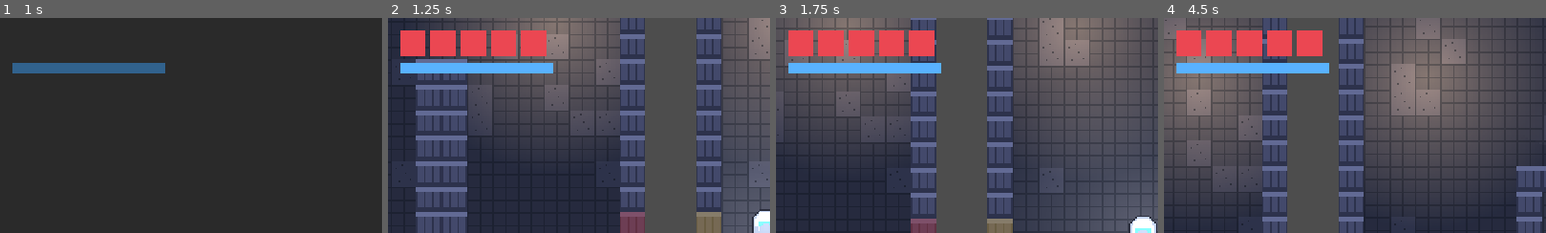
Above: before the commit, frames 1-4 (left to right).
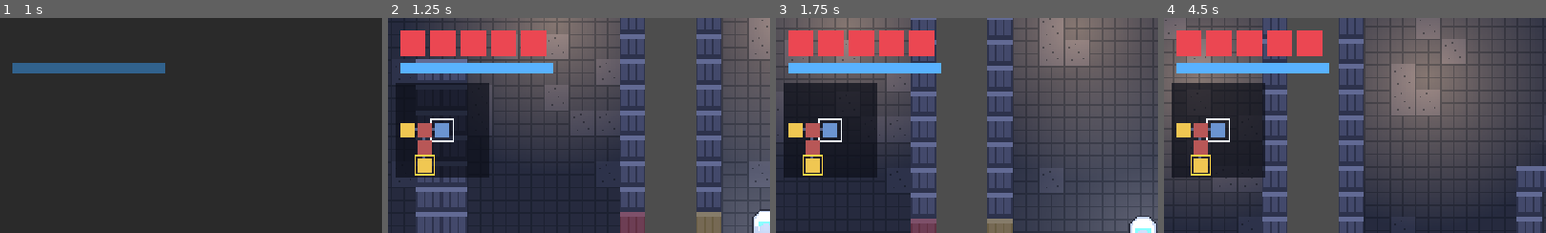
Above: after the commit, the same moments.

Repository: coderirse/knight-errant
Game: Godot game, scene res://scenes/ui/main_menu.tscn
Two runs of this game, one before a commit and one after it. Both use one fixed random seed, a clock stepped at 60 frames per second and the inputs below.
Inputs (mouse positions are % of the whole screen's width and height, from its top left):
- Up to frame 1 (1 s): click "New Run" at 0.5 s
- Up to frame 2 (1.25 s): no input
- Up to frame 3 (1.75 s): move the mouse to (72, 45) at 1.27 s; hold D (move_right) from 1.28 s (still down); hold J (fire) from 1.28 s (still down); click (72, 45) at 1.42 s
- Up to frame 4 (4.5 s): move the mouse to (30, 55) at 2.02 s; release D (move_right) at 2.03 s; release J (fire) at 2.03 s; hold S (move_down) 2.03-2.78 s; tap Space (dodge) at 2.1 s; tap J (fire) at 2.3, 3.8 s; move the mouse to (60, 28) at 2.77 s; hold D (move_right) 2.78-3.53 s; hold J (fire) 2.78-3.53 s; move the mouse to (45, 70) at 3.52 s; hold W (move_up) 3.53-4.28 s; tap E (interact) at 3.6 s; click (45, 70) at 3.67 s; move the mouse to (80, 65) at 4.27 s; hold A (move_left) from 4.28 s (still down); hold J (fire) from 4.28 s (still down); tap Q (swap_weapon) at 4.35 s
The pictures show only the part of the screen within x 0-50%, y 0-50%; the shares and areas given below are measured in that part.

Frame 1 is identical in both runs. In frame 2, 10% of the frame differs, in the area x 2-27%, y 30-75%; in frame 3, 9.9%; in frame 4, 11%.

Commit message:
里程碑 5：小地图，补上中心入口拿走的方向感
5x5 中心入口换来了空间感，也顺手拿走了"往右就是前进"这个默认答案。这次把它补上，
并且刻意不做成箭头：箭头会把"选哪个方向"还给系统，而那次重构要的就是这个选择。

- 新增 scripts/ui/minimap.gd：左上角画整层房间格 + 门连线，白框是当前房、金框是
  出口，按 kind 着色。带半透明底板 —— 第一版没有，截图里压在亮墙边上会发虚。
- Level：新增 room_changed 信号（_place_player 与 move_player_to_room 两处 emit），
  以及 current_room() / neighbors_of() 只读访问器。房间图的唯一来源仍然是
  _grid / _cell_of，UI 不再自己算第二份。
- HUD.attach_level() 由 Game.build_floor 在放置玩家之后调用。Minimap 挂在 HUD 的
  _root 下，所以回主菜单时跟着 _root.visible 一起藏掉，不需要它自己判断场景。
- test_run 新增 §21 五项断言：小地图在位、高亮的确实是玩家所在房间、每间房都在
  网格内、门是双向的、过一道门高亮跟着走（实测 0 -> 1）。最后这条证明的是信号
  接线通，而不是"恰好又读了一次"。

测试 149 → 154 项（核心 70 / 整合 84）全绿；真实渲染零脚本错误；截图确认与调参台
（x>=232）零重叠。

文档同步：roadmap §2 目录树与 §7 的方向提示一条；RESEARCH §2.2 #1 里我昨天自己
记下的"待办"改成已解决、§7 日志；AGENTS §3 代码地图；README 已完成内容与目录。

Diff:
--- a/scripts/ui/hud.gd
+++ b/scripts/ui/hud.gd
@@ -28,6 +28,7 @@
 var _weapon_label: Label
 var _kills_label: Label
 var _banner: Label
+var _minimap: Minimap
 var _player: Player
 
 
@@ -87,6 +88,13 @@
 	_armor_fill.color = Color(0.35, 0.70, 1.0)
 	_armor_fill.size = Vector2(BAR_WIDTH, BAR_HEIGHT)
 	_armor_bg.add_child(_armor_fill)
+
+	# --- top-left, below the bars: the floor map. A child of _root so the menu
+	#     hides it with everything else, rather than needing its own visibility rule.
+	_minimap = Minimap.new()
+	_minimap.name = "Minimap"
+	_minimap.position = Vector2(10, 44)
+	_root.add_child(_minimap)
 
 	# --- top-right: gold + floor
 	_gold_label = Label.new()
@@ -203,6 +211,13 @@
 		_floor_label.text = "floor %d" % floor_number
 
 
+## Hands a floor's room graph to the minimap. Game calls this after each build.
+## The HUD still never goes looking for a Level itself — it is handed one.
+func attach_level(level: Level) -> void:
+	if _minimap != null:
+		_minimap.attach(level)
+
+
 func show_banner(text: String, duration := 2.0) -> void:
 	if _banner == null:
 		return
--- /dev/null
+++ b/scripts/ui/minimap.gd
@@ -0,0 +1,120 @@
+class_name Minimap
+extends Node2D
+
+## The floor's 5x5 room graph, drawn small in the corner.
+##
+## Why this exists: the player now enters in the **centre** (roadmap §7), so unlike
+## the old left-to-right chain there is no obvious "forward". A waypoint arrow would
+## solve that by deleting the choice, and the choice is the entire point of the
+## layout. A map keeps it and still answers the question that actually recurs:
+## "have I already cleared that side?"
+##
+## Deliberately shows the whole floor rather than fogging it. The rooms are fixed
+## once the floor is generated, so hiding them would only hide the doors, and
+## deciding which door to take blind is the part players find unfair rather than
+## interesting.
+
+const CELL := 9.0
+const GAP := 2.0
+const STEP := CELL + GAP
+
+## Backing plate, so the map stays legible over both the dark floor and the lit
+## wall tiles. Sized from the grid rather than fixed, so a bigger GRID_SIDE later
+## cannot leave cells hanging off the edge.
+const PLATE_INSET := 3.0
+const PLATE_COLOR := Color(0.05, 0.06, 0.10, 0.72)
+
+const COLOR_START := Color(0.42, 0.58, 0.82)
+const COLOR_COMBAT := Color(0.72, 0.34, 0.34)
+const COLOR_TREASURE := Color(0.94, 0.78, 0.32)
+const COLOR_BOSS := Color(0.94, 0.42, 0.24)
+const COLOR_LINK := Color(0.34, 0.38, 0.52)
+const COLOR_CURRENT := Color(0.96, 0.98, 1.0)
+## The exit ring: gold rather than red, because the exit can *be* a treasure room
+## or a boss room and the ring has to read independently of the cell's kind.
+const COLOR_EXIT := Color(1.0, 0.84, 0.28)
+
+var _level: Level
+var _current := -1
+
+
+func attach(level: Level) -> void:
+	_level = level
+	if level == null:
+		_current = -1
+		visible = false
+		queue_redraw()
+		return
+
+	if not level.room_changed.is_connected(_on_room_changed):
+		level.room_changed.connect(_on_room_changed)
+	# The initial placement emitted room_changed before we were listening.
+	_current = level.current_room()
+	visible = true
+	queue_redraw()
+
+
+## Which room is highlighted. The tests read this to prove the signal wiring works
+## rather than assuming it.
+func current_index() -> int:
+	return _current
+
+
+func _on_room_changed(index: int) -> void:
+	_current = index
+	queue_redraw()
+
+
+func _process(_delta: float) -> void:
+	# A floor rebuild frees the Level under us; stop drawing a stale graph rather
+	# than showing last floor's rooms for a frame.
+	if _level != null and not is_instance_valid(_level):
+		_level = null
+		_current = -1
+		visible = false
+
+
+func _draw() -> void:
+	if _level == null or not is_instance_valid(_level):
+		return
+
+	var span := float(Level.GRID_SIDE) * STEP - GAP
+	draw_rect(Rect2(Vector2(-PLATE_INSET, -PLATE_INSET),
+		Vector2(span + PLATE_INSET * 2.0, span + PLATE_INSET * 2.0)), PLATE_COLOR)
+
+	# Links first, so the cells overdraw their ends.
+	for i in _level.rooms.size():
+		var from := _centre(_level.cell_of(i))
+		for j in _level.neighbors_of(i):
+			if j <= i:
+				continue
+			draw_line(from, _centre(_level.cell_of(j)), COLOR_LINK, 2.0)
+
+	var exit_index := _level.exit_room()
+	for i in _level.rooms.size():
+		var rect := Rect2(_top_left(_level.cell_of(i)), Vector2(CELL, CELL))
+		draw_rect(rect, _colour_for(_level.rooms[i].kind))
+		if i == exit_index:
+			draw_rect(rect.grow(1.5), COLOR_EXIT, false, 1.0)
+		if i == _current:
+			draw_rect(rect.grow(2.5), COLOR_CURRENT, false, 1.0)
+
+
+func _top_left(cell: Vector2i) -> Vector2:
+	return Vector2(cell.x, cell.y) * STEP
+
+
+func _centre(cell: Vector2i) -> Vector2:
+	return _top_left(cell) + Vector2(CELL * 0.5, CELL * 0.5)
+
+
+func _colour_for(kind: Room.Kind) -> Color:
+	match kind:
+		Room.Kind.START:
+			return COLOR_START
+		Room.Kind.TREASURE:
+			return COLOR_TREASURE
+		Room.Kind.BOSS:
+			return COLOR_BOSS
+		_:
+			return COLOR_COMBAT
--- a/scripts/world/game.gd
+++ b/scripts/world/game.gd
@@ -54,6 +54,9 @@
 	_spawn_player()
 	level.player = player
 	level._place_player()
+	# After placement: the minimap reads the current room on attach, and the initial
+	# room_changed fires before anything is listening.
+	HUD.attach_level(level)
 
 	# Levels are static geometry; tell the tile map it can stop updating layer data
 	# now that the layout is final.
--- a/scripts/world/level.gd
+++ b/scripts/world/level.gd
@@ -18,6 +18,9 @@
 
 signal floor_completed(floor_number: int)
 signal player_died
+## Emitted whenever the player's current room changes, including the initial
+## placement. The minimap listens to this rather than polling.
+signal room_changed(index: int)
 
 const ROOM_SCENE := "res://scenes/world/room.tscn"
 const TILE := 16
@@ -364,6 +367,7 @@
 	_player_spawn = start.position + Vector2(rect.position.x + 28.0, rect.get_center().y)
 	if player != null and is_instance_valid(player):
 		player.global_position = _player_spawn
+	room_changed.emit(_current_room_index)
 
 
 # --- ambience ---------------------------------------------------------------
@@ -429,6 +433,7 @@
 		player.velocity = Vector2.ZERO
 
 	_current_room_index = target_index
+	room_changed.emit(target_index)
 	Juice.shake_camera(2.0)
 	# Entering the exit room is what finishes the floor.
 	_try_complete_floor(target)
@@ -464,6 +469,17 @@
 	return _exit_room_index
 
 
+## Which room the player is standing in; -1 before the first placement.
+func current_room() -> int:
+	return _current_room_index
+
+
+## Rooms reachable through a single door from `index`. Public because the minimap
+## draws the links — the graph itself keeps exactly one source of truth here.
+func neighbors_of(index: int) -> Array[int]:
+	return _neighbor_rooms(index)
+
+
 func rooms_remaining() -> int:
 	var count := 0
 	for room in rooms:
--- a/tools/test_run.gd
+++ b/tools/test_run.gd
@@ -568,7 +568,47 @@
 	print("     (entrance-to-exit route averages %.1f rooms over %d seeds)"
 		% [float(route_total) / float(shape_seeds), shape_seeds])
 
-	print("\n== 21. cleanup ==")
+	print("\n== 21. the minimap follows the floor ==")
+	# The map is the answer to "which way now?" that does not delete the choice, so
+	# it has to be wired to the live floor rather than merely exist on screen.
+	var shown := _game.level
+	var mini_map := HUD.get_node_or_null("Root/Minimap") as Minimap
+	_check(mini_map != null, "the HUD carries a minimap")
+	if mini_map != null:
+		_check(mini_map.current_index() == shown.current_room(),
+			"the minimap highlights the room the player is in (%d)" % mini_map.current_index())
+
+		var outside := 0
+		for room in shown.rooms:
+			var map_cell := shown.cell_of(room.room_index)
+			if map_cell.x < 0 or map_cell.y < 0 or map_cell.x >= Level.GRID_SIDE or map_cell.y >= Level.GRID_SIDE:
+				outside += 1
+		_check(outside == 0, "every room sits on the grid the map draws (%d off it)" % outside)
+
+		var asymmetric := 0
+		for room in shown.rooms:
+			for peer in shown.neighbors_of(room.room_index):
+				if not shown.neighbors_of(peer).has(room.room_index):
+					asymmetric += 1
+		_check(asymmetric == 0, "every link is drawn both ways (%d one-way)" % asymmetric)
+
+		# Walk through a real door and check the highlight follows by signal.
+		var start_index := shown.current_room()
+		var walk_target := -1
+		for candidate in shown.neighbors_of(start_index):
+			if candidate != shown.exit_room():
+				walk_target = candidate
+				break
+		if walk_target >= 0:
+			shown.move_player_to_room(walk_target, 0)
+			await _settle(2)
+			_check(mini_map.current_index() == walk_target,
+				"passing through a door moves the highlight (%d -> %d)"
+				% [start_index, mini_map.current_index()])
+		else:
+			_check(false, "the start room had no non-exit door to walk through")
+
+	print("\n== 22. cleanup ==")
 	TuningPanel.set("_open", false)
 	GameState.reset_meta()
 	RunState.end_run(false)
Not shown, added: scripts/ui/minimap.gd.uid
Not shown, changed: AGENTS.md
Not shown, changed: README.md
Not shown, changed: RESEARCH.md
Not shown, changed: docs/roadmap.md
